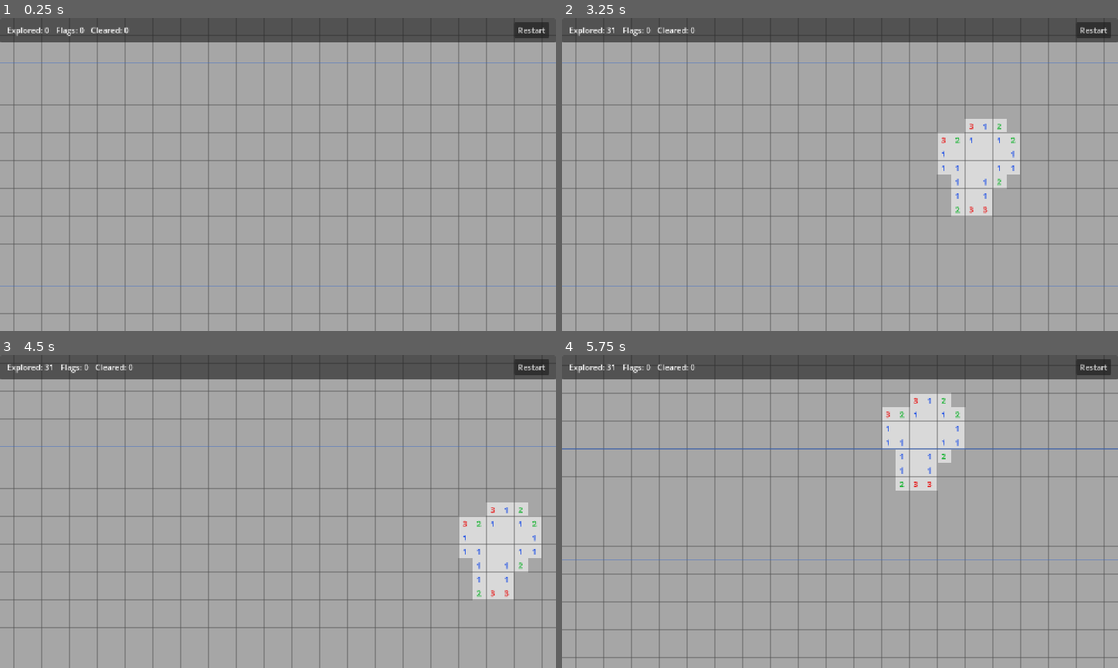
Above: before the commit, frames 1-4 (two rows, left to right).
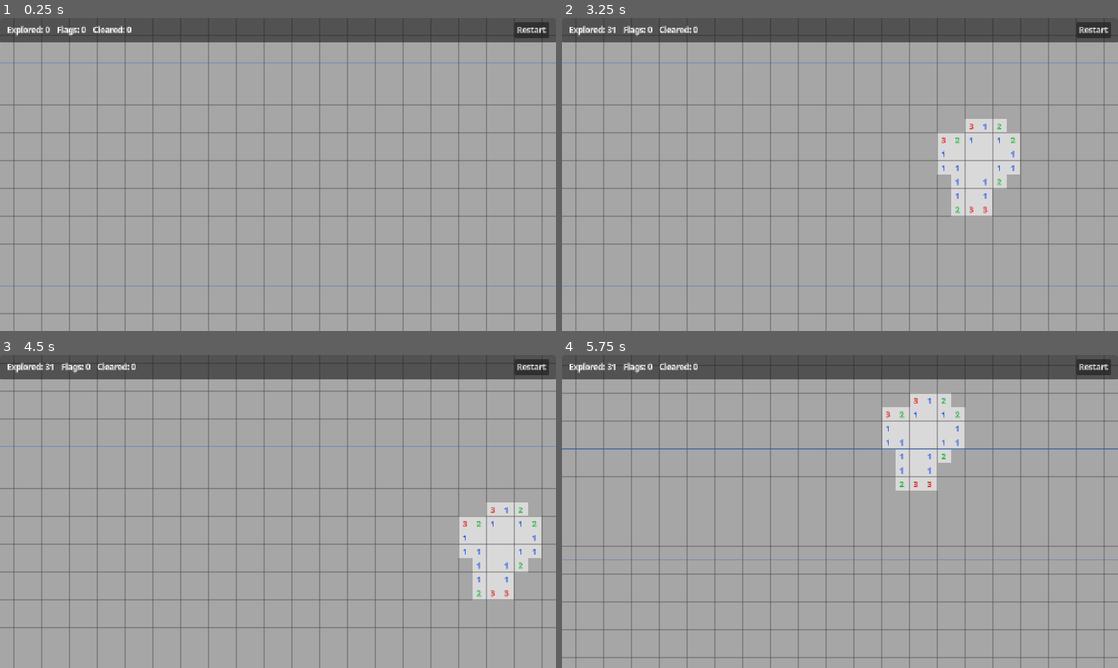
Above: after the commit, the same moments.

Repository: 0oWoodenDooro0/EndlessMinesweeper
Game: Godot game, scene res://scenes/main.tscn
Same seed, same stepped clock (60 frames per second), same inputs: the game is played once before the commit and once after it.
Inputs (mouse positions are in pixels of both pictures, inside the frame that each line leads up to):
- Up to frame 1 (0.25 s): no input
- Up to frame 2 (3.25 s): click "Restart" at 0.5 s; click "Restart" at 1.25 s; click "Restart" at 2 s; tap Enter at 2.75 s; move the mouse to (962, 158) at 2.77 s; hold F (flag_cell) from 2.78 s (still down); click (962, 158) at 2.92 s
- Up to frame 3 (4.5 s): release F (flag_cell) at 3.5 s; tap Space (reveal_cell) at 3.5 s; drag from (166, 527) to (250, 574) at 3.52 s; move the mouse to (333, 442) at 4.27 s; tap Middle mouse button (middle_click) at 4.35 s; click (333, 442) at 4.42 s
- Up to frame 4 (5.75 s): tap Enter at 5 s; drag from (812, 574) to (673, 464) at 5.02 s

The runs differ from the first frame. In frame 1, 0.4% of the frame differs, in the area x 1-99%, y 2-6%; in frame 2, 0.4%; in frame 3, 0.4%; in frame 4, 0.4%.

Commit message:
feat(ui): unify HUD and UI theme font with embedded NotoSans and add license attribution

Diff:
--- a/project.godot
+++ b/project.godot
@@ -27,6 +27,10 @@
 window/stretch/mode="canvas_items"
 window/stretch/aspect="expand"
 window/handheld/orientation=1
+
+[gui]
+
+theme/custom_font="res://assets/fonts/NotoSans-Bold.ttf"
 
 [input]
 
--- a/tests/test_hud_and_stats.gd
+++ b/tests/test_hud_and_stats.gd
@@ -34,6 +34,10 @@
 
 	# Test 7: Button Focus Mode & Focus Release Behavior
 	if not test_button_focus_mode_and_release():
+		success = false
+
+	# Test 8: Global GUI Theme Font & License Verification
+	if not test_gui_theme_font_and_license():
 		success = false
 
 	print("--- Test Suite Finished ---")
@@ -370,3 +374,38 @@
 	hud.free()
 	print("[PASS] Test 7: Button focus mode & focus release behavior verified")
 	return true
+
+func test_gui_theme_font_and_license() -> bool:
+	print("[RUN] Test 8: Global GUI Theme Font & License Verification")
+
+	# Verify project setting for gui theme font
+	var theme_font_path = ProjectSettings.get_setting("gui/theme/custom_font", "")
+	if theme_font_path != "res://assets/fonts/NotoSans-Bold.ttf":
+		print("[FAIL] ProjectSettings gui/theme/custom_font is not 'res://assets/fonts/NotoSans-Bold.ttf', got: ", theme_font_path)
+		return false
+
+	# Verify font resource exists and is loadable
+	if not ResourceLoader.exists(theme_font_path):
+		print("[FAIL] Font file does not exist at: ", theme_font_path)
+		return false
+
+	var font_res = load(theme_font_path)
+	if font_res == null:
+		print("[FAIL] Failed to load font resource from: ", theme_font_path)
+		return false
+
+	# Verify OFL license file exists
+	if not FileAccess.file_exists("res://assets/fonts/OFL.txt"):
+		print("[FAIL] OFL license file missing at res://assets/fonts/OFL.txt")
+		return false
+
+	# Verify HUD scene controls resolve properly with font available
+	var hud_scene = preload("res://scenes/hud.tscn")
+	var hud_inst = hud_scene.instantiate()
+	if hud_inst == null:
+		print("[FAIL] Failed to instantiate hud scene")
+		return false
+
+	hud_inst.free()
+	print("[PASS] Test 8: Global GUI theme font & license verified")
+	return true
Not shown, added: assets/fonts/OFL.txt
Not shown, changed: README.md
